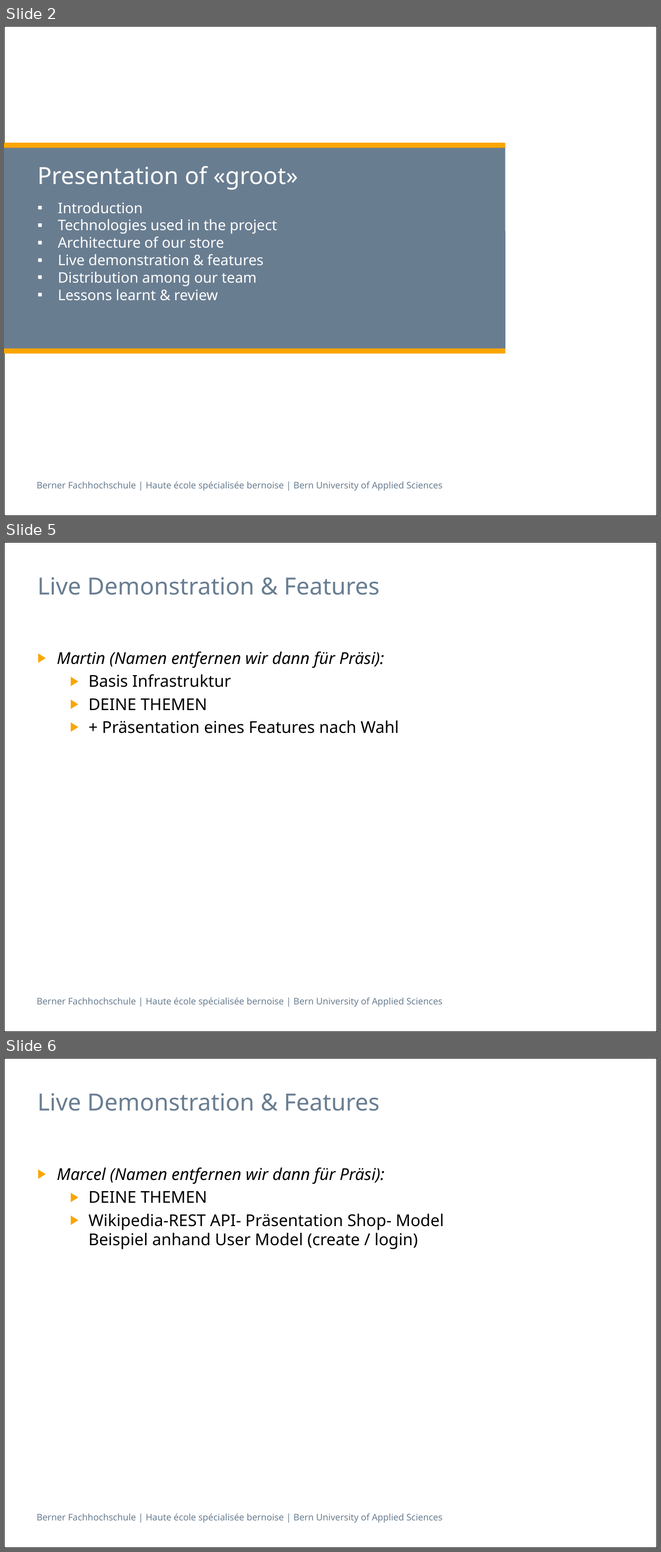
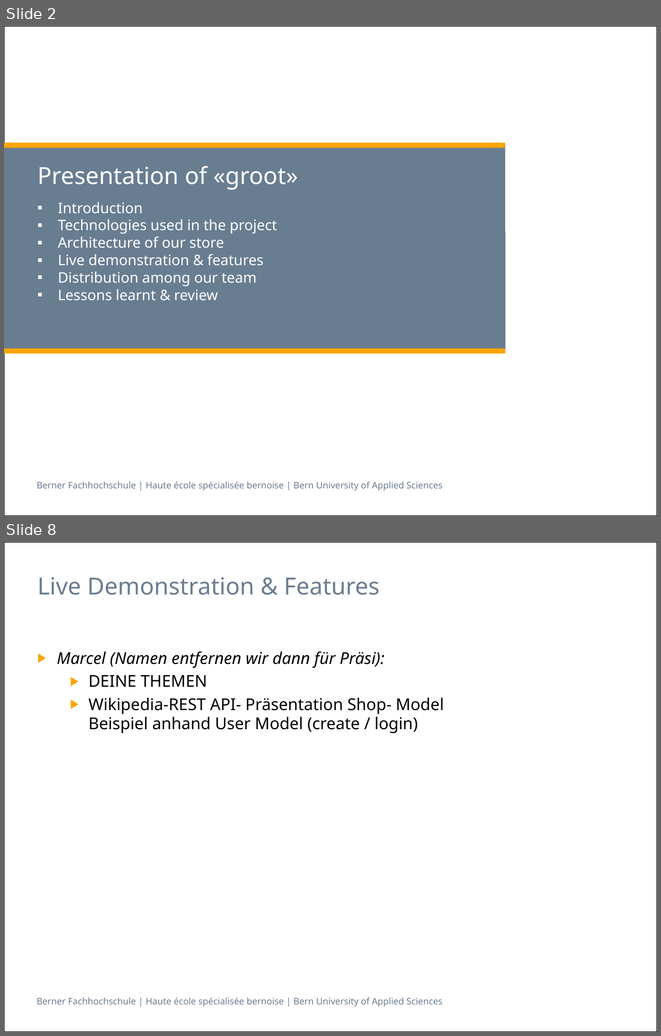
Before and after one commit to Makae/ch.bfh.bti7054.w2014.q.groot, a slide deck: trunk/doc/Presentation.pptx. Shown one above the other, each under a label of ours: slides 2, 5 and 6 before the commit, slides 2 and 8 after it; the slides between them are not shown. The pictures are 661x1552 and 661x1036 pixels, drawn with LibreOffice and Linux fonts; fonts in the diff are those of the drawing; background and template pictures are left out. Boxes give left, top, right and bottom in pixels: in the first picture for what was removed or moved away, otherwise in the second. Text is boxed around its words. In the diff, an @@ line names an element or a change of style, - is before the commit and + after.

```diff
--- a/trunk/doc/Presentation.pptx
+++ b/trunk/doc/Presentation.pptx
@@ slide 5 removed at box(4, 542, 657, 1032), background #FFFFFF; not listed: 2 template elements that a slide beside it also shows @@
@@ title removed at box(37, 577, 380, 595) @@
-Live Demonstration & Features
@@ text removed at box(57, 651, 399, 733) @@
-▶ Martin (Namen entfernen wir dann für Präsi):
-  ▶ Basis Infrastruktur
-  ▶ DEINE THEMEN
-  ▶ + Präsentation eines Features nach Wahl
@@ what was slide 6 is now slide 8 @@
```
Also in this commit, not shown: 5 slides changed, 3 slides added, 1 other file.
